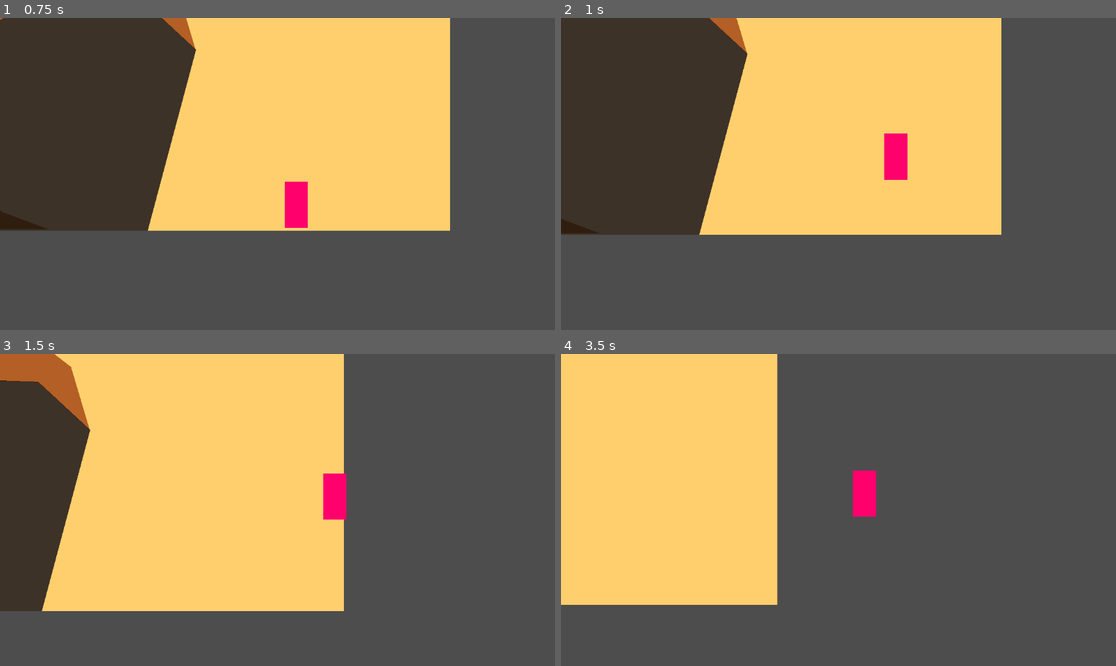
Above: before the commit, frames 1-4 (two rows, left to right).
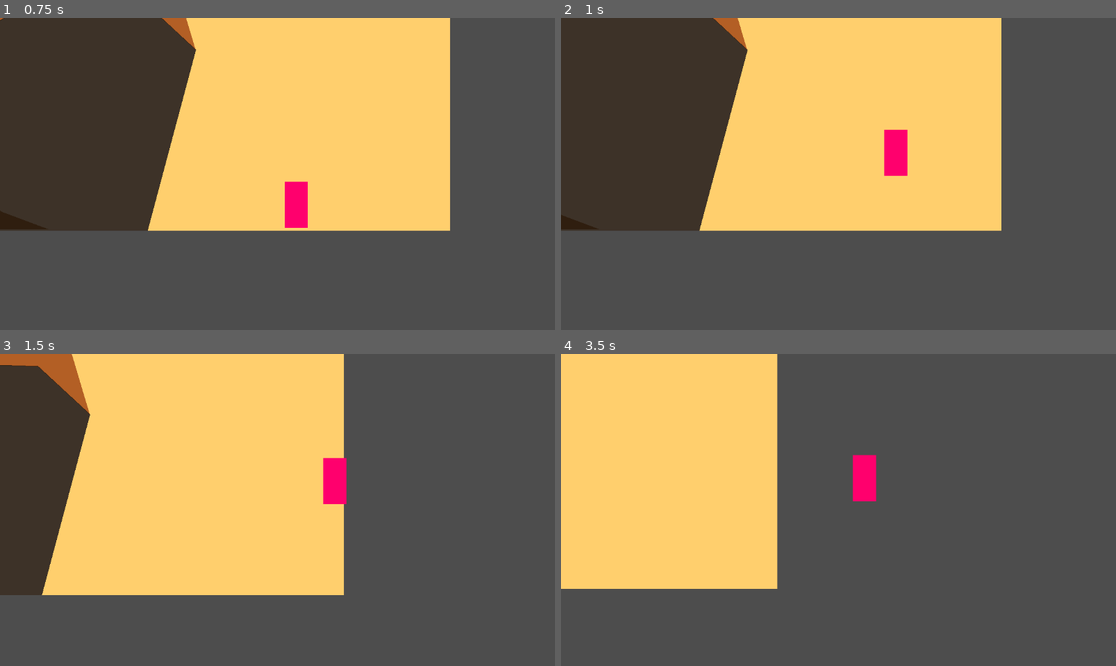
Above: after the commit, the same moments.

Repository: Niimphu/NewbieGameJam2023
Game: Godot game, scene res://Levels/Level_1.tscn
Two runs of this game, one before a commit and one after it. Both use one fixed random seed, a clock stepped at 60 frames per second and the inputs below.
Inputs:
- Up to frame 1 (0.75 s): hold D (move_right) from 0.53 s (still down)
- Up to frame 2 (1 s): keep holding D (move_right); tap Space (jump) at 0.77 s
- Up to frame 3 (1.5 s): keep holding D (move_right)
- Up to frame 4 (3.5 s): tap Space (jump) at 1.52, 3.02 s; release D (move_right) at 2.03 s; hold A (move_left) 2.03-2.78 s; hold D (move_right) from 2.78 s (still down)

Frame 1 is identical in both runs. In frame 2, 1.5% of the frame differs, in the area x 0-80%, y 0-70%; in frame 3, 5.1%, in the area x 0-63%, y 0-83%; in frame 4, 2.4%.

Commit message:
jitter fix

Diff:
--- a/Levels/Level_1.tscn
+++ b/Levels/Level_1.tscn
@@ -79,4 +79,3 @@
 position_smoothing_speed = 100.0
 drag_horizontal_enabled = true
 drag_vertical_enabled = true
-drag_top_margin = 0.1
